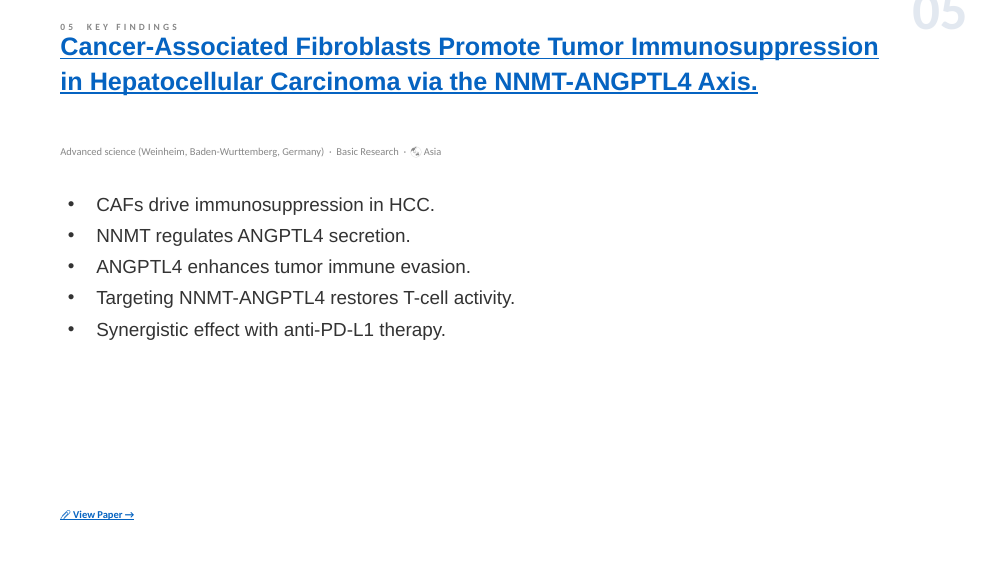
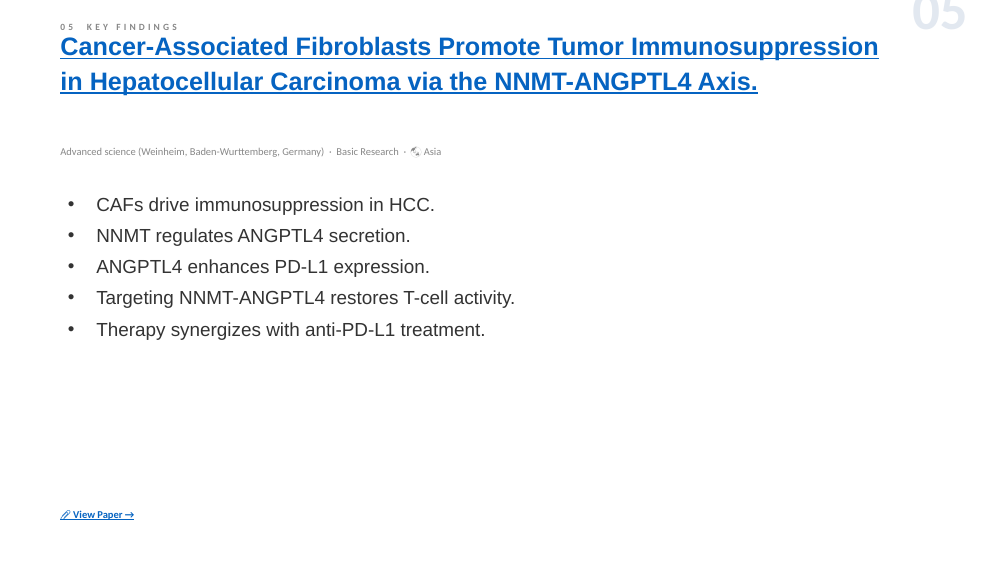
Before and after one commit to jejenhu-maker/hcc-weekly-digest, a slide deck: slide 7 of docs/digest-en.pptx. Drawn at 1008x567 pixels with LibreOffice and Linux fonts; fonts in the diff are those of the drawing. Boxes give left, top, right and bottom in pixels: in the first picture for what was removed or moved away, otherwise in the second. Text is boxed around its words. In the diff, an @@ line names an element or a change of style, - is before the commit and + after.

```diff
--- a/docs/digest-en.pptx
+++ b/docs/digest-en.pptx
@@ text at bbox=[96, 259, 431, 277]: text changed @@
-• ANGPTL4 enhances tumor immune evasion.
+• ANGPTL4 enhances PD-L1 expression.
@@ text at bbox=[96, 322, 486, 340]: text changed @@
-• Synergistic effect with anti-PD-L1 therapy.
+• Therapy synergizes with anti-PD-L1 treatment.
```
Also in this commit, not shown: 11 other slides changed, 3 other files.
